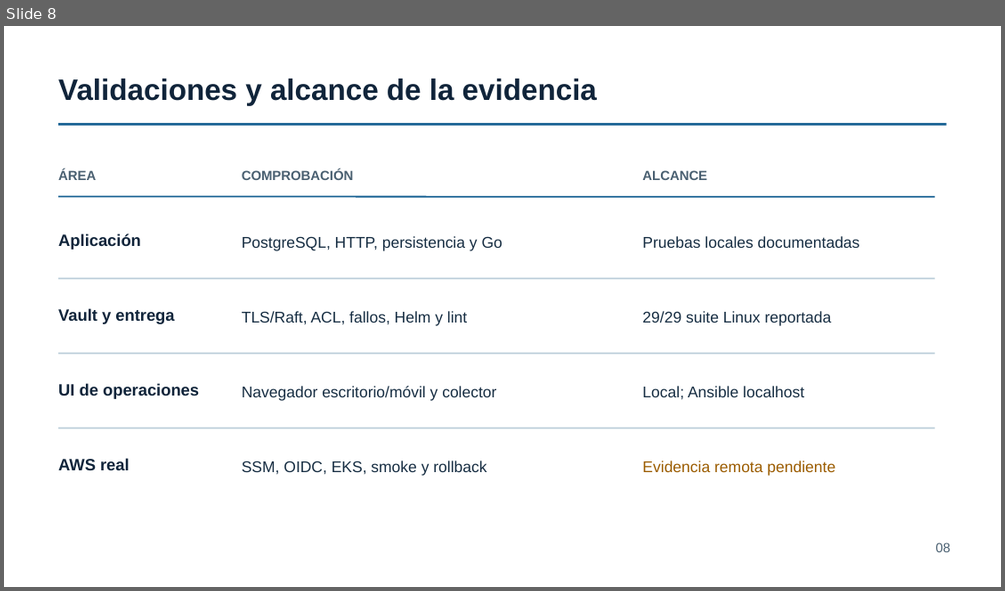
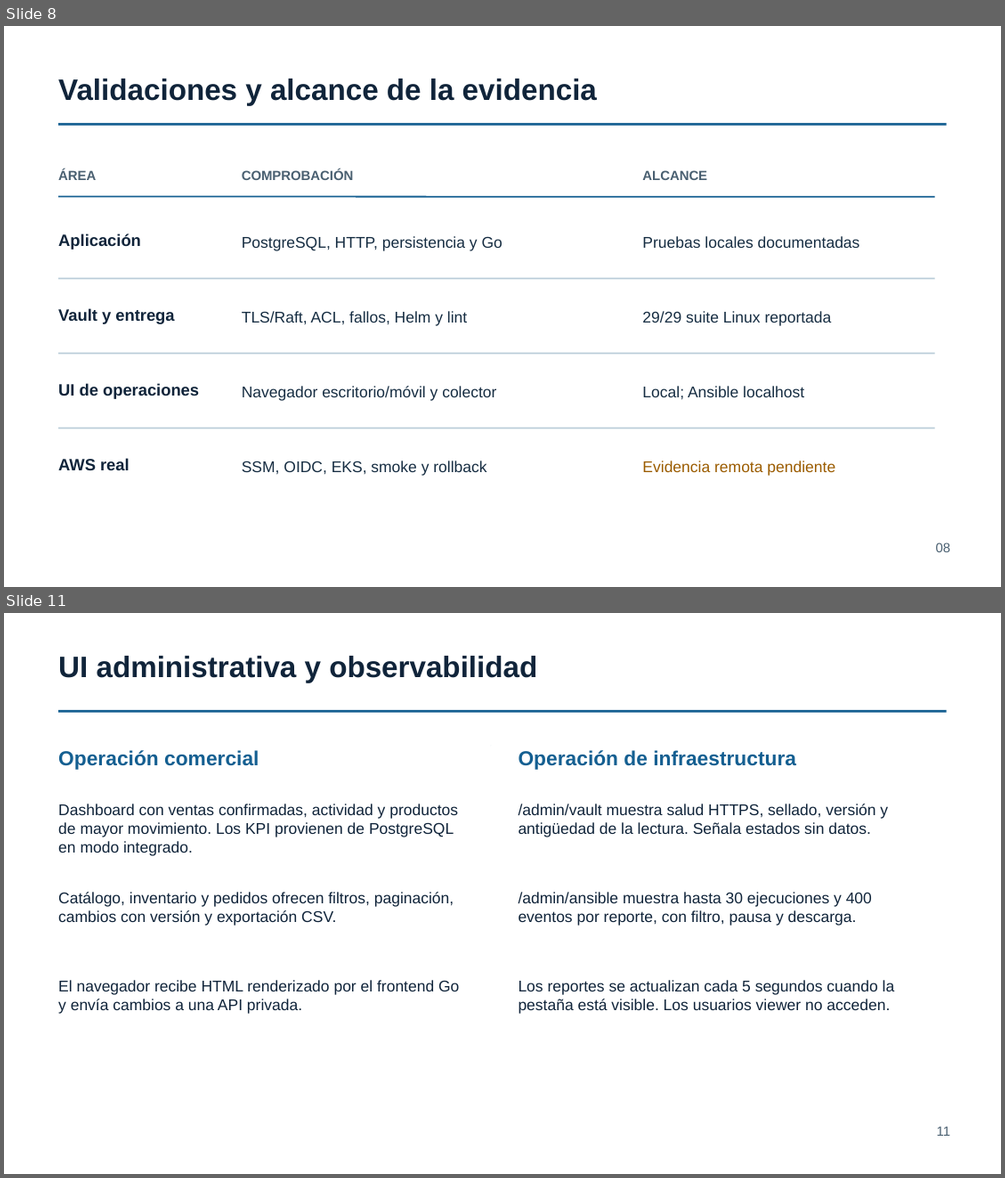
Before and after one commit to Hacket00GTFO/Boutique-Eq4-DevOPS, a slide deck: docs/Boutique-Eq4-Fase3-Seguridad-UI-Validaciones.pptx. Shown one above the other, each under a label of ours: slide 8 before the commit, slides 8 and 11 after it; the slides between them are not shown. The pictures are 1005x591 and 1005x1178 pixels, drawn with LibreOffice and Linux fonts; fonts in the diff are those of the drawing. Boxes give left, top, right and bottom in pixels: in the first picture for what was removed or moved away, otherwise in the second. Text is boxed around its words. In the diff, an @@ line names an element or a change of style, - is before the commit and + after.

```diff
--- a/docs/Boutique-Eq4-Fase3-Seguridad-UI-Validaciones.pptx
+++ b/docs/Boutique-Eq4-Fase3-Seguridad-UI-Validaciones.pptx
@@ slide 11 added at (4,613,1001,1174), background #FFFFFF @@
@@ text added at (58,656,537,683), 28.5 pt, text #10243A, bold @@
+UI administrativa y observabilidad
@@ line added from (58, 711) to (947, 711), #145F91 2.25 pt @@
@@ line added from (491, 746) to (491, 746), #B7CFDB 1.13 pt @@
@@ text added at (58,750,259,770), 19.5 pt, text #145F91, bold @@
+Operación comercial
@@ text added at (518,750,796,770), 19.5 pt, text #145F91, bold @@
+Operación de infraestructura
@@ text added at (58,803,458,856), 15 pt, text #10243A @@
+Dashboard con ventas confirmadas, actividad y productos de mayor movimiento. Los KPI provienen de PostgreSQL en modo integrado.
@@ text added at (518,803,888,837), 15 pt, text #10243A @@
+/admin/vault muestra salud HTTPS, sellado, versión y antigüedad de la lectura. Señala estados sin datos.
@@ text added at (58,892,453,925), 15 pt, text #10243A @@
+Catálogo, inventario y pedidos ofrecen filtros, paginación, cambios con versión y exportación CSV.
@@ text added at (518,892,872,925), 15 pt, text #10243A @@
+/admin/ansible muestra hasta 30 ejecuciones y 400 eventos por reporte, con filtro, pausa y descarga.
@@ text added at (58,980,459,1013), 15 pt, text #10243A @@
+El navegador recibe HTML renderizado por el frontend Go y envía cambios a una API privada.
@@ text added at (518,980,895,1013), 15 pt, text #10243A @@
+Los reportes se actualizan cada 5 segundos cuando la pestaña está visible. Los usuarios viewer no acceden.
@@ text added at (937,1126,950,1135), 12.8 pt, text #4A6071 @@
+11
```
Also in this commit, not shown: 2 slides changed, 9 other slides added.
